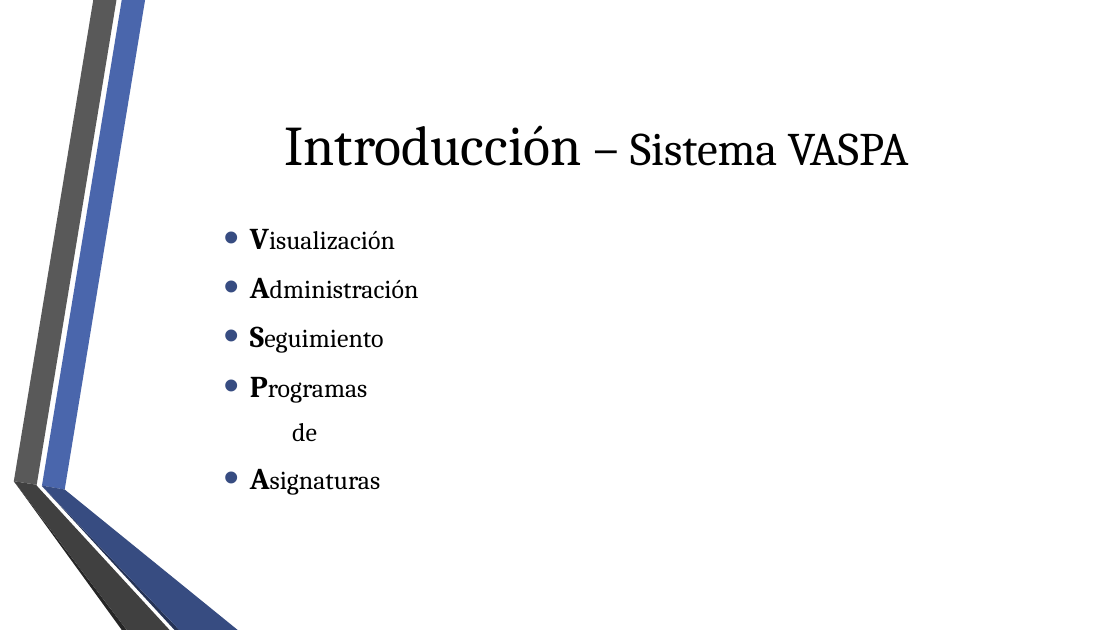
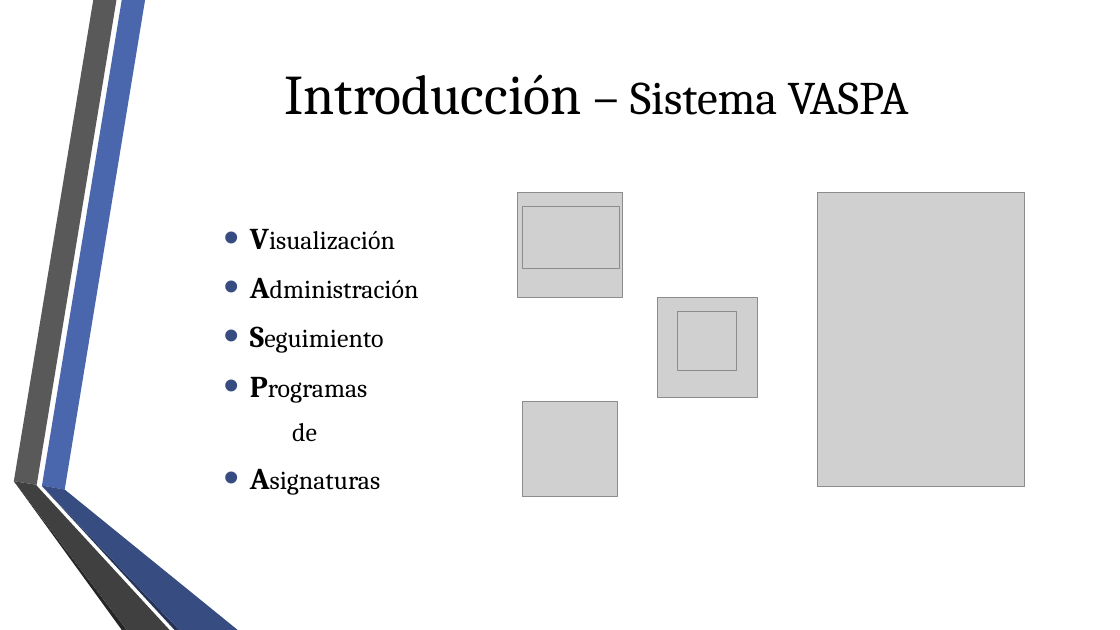
Before and after one commit to fge23/Sistema-VASPA, a slide deck: slide 4 of Presentaciones/Presentación VASPA - Diciembre 2020 - Examen Final/Presentación VASPA - Diciembre 2020 - Examen Final.pptx. Drawn at 1120x630 pixels with LibreOffice and Linux fonts; fonts in the diff are those of the drawing; grey boxes stand for pictures; background and template pictures are left out. Boxes give left, top, right and bottom in pixels: in the first picture for what was removed or moved away, otherwise in the second. Text is boxed around its words. In the diff, an @@ line names an element or a change of style, - is before the commit and + after.

```diff
--- a/Presentaciones/Presentación VASPA - Diciembre 2020 - Examen Final/Presentación VASPA - Diciembre 2020 - Examen Final.pptx
+++ b/Presentaciones/Presentación VASPA - Diciembre 2020 - Examen Final/Presentación VASPA - Diciembre 2020 - Examen Final.pptx
@@ title "Introducción – Sistema VASPA" moved from (x1=284, y1=125, x2=909, y2=166) to (x1=284, y1=74, x2=909, y2=115) @@
@@ picture added at (x1=518, y1=192, x2=623, y2=297) @@
@@ picture added at (x1=523, y1=207, x2=620, y2=269) @@
@@ picture added at (x1=818, y1=192, x2=1025, y2=486) @@
@@ picture added at (x1=657, y1=297, x2=757, y2=397) @@
@@ picture added at (x1=677, y1=311, x2=737, y2=371) @@
@@ picture added at (x1=523, y1=402, x2=618, y2=497) @@
```
Also in this commit, not shown: 6 other slides changed.
